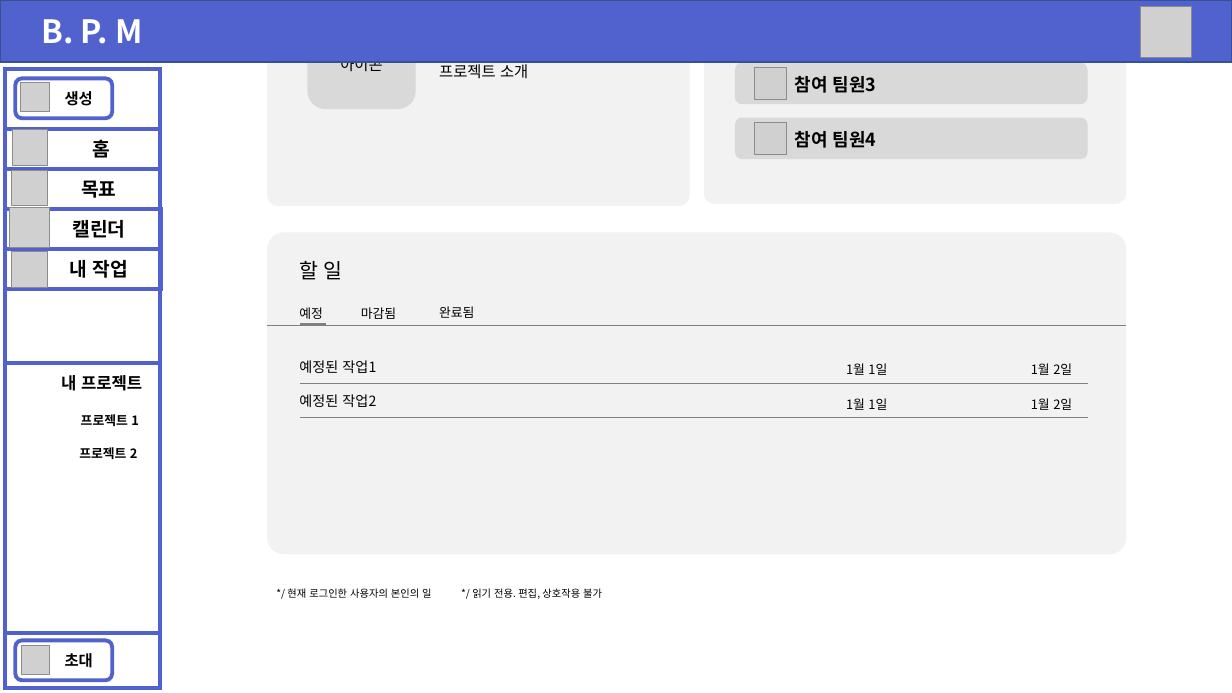
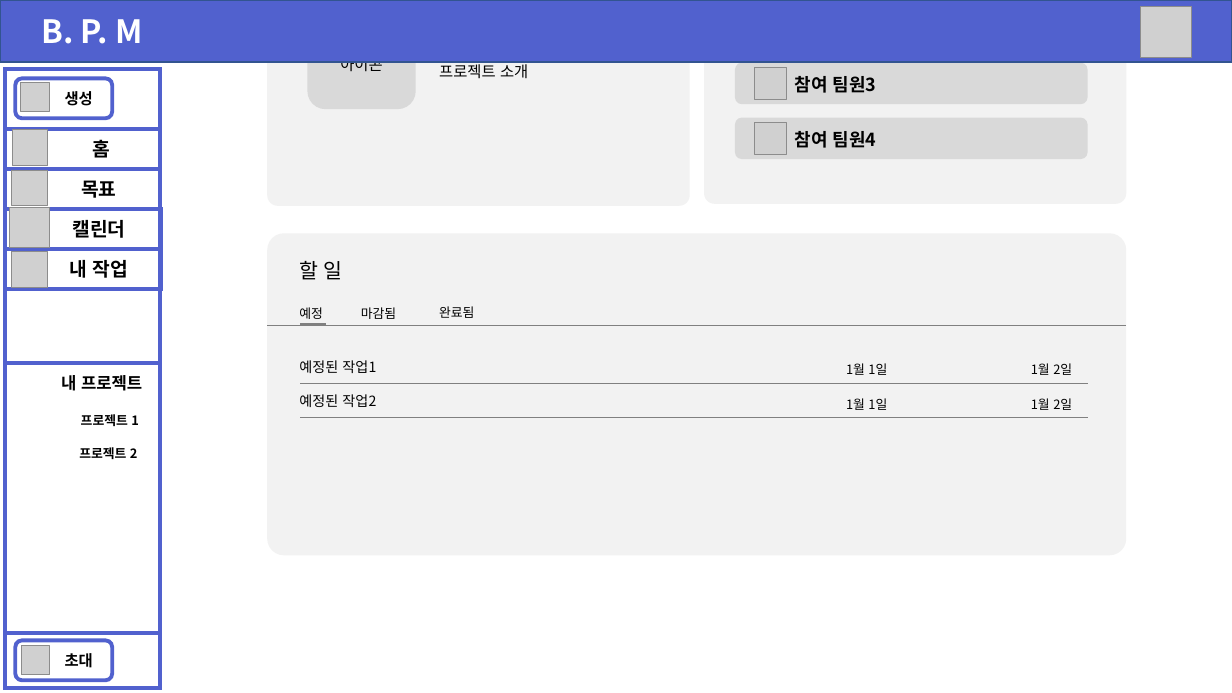
Before and after one commit to ShinHyeonSeong/Final, a slide deck: slide 5 of 기획 UI/UI/UI.pptx (slide 4 before the commit). Drawn at 1232x693 pixels with LibreOffice and Linux fonts; fonts in the diff are those of the drawing; grey boxes stand for pictures. Boxes give left, top, right and bottom in pixels: in the first picture for what was removed or moved away, otherwise in the second. Text is boxed around its words. In the diff, an @@ line names an element or a change of style, - is before the commit and + after.

```diff
--- a/기획 UI/UI/UI.pptx
+++ b/기획 UI/UI/UI.pptx
@@ text removed at (x1=287, y1=588, x2=602, y2=599) @@
-*/ 현재 로그인한 사용자의 본인의 일 */ 읽기 전용. 편집, 상호작용 불가
```
Also in this commit, not shown: 6 other slides changed, 7 slides added, 14 other files.
